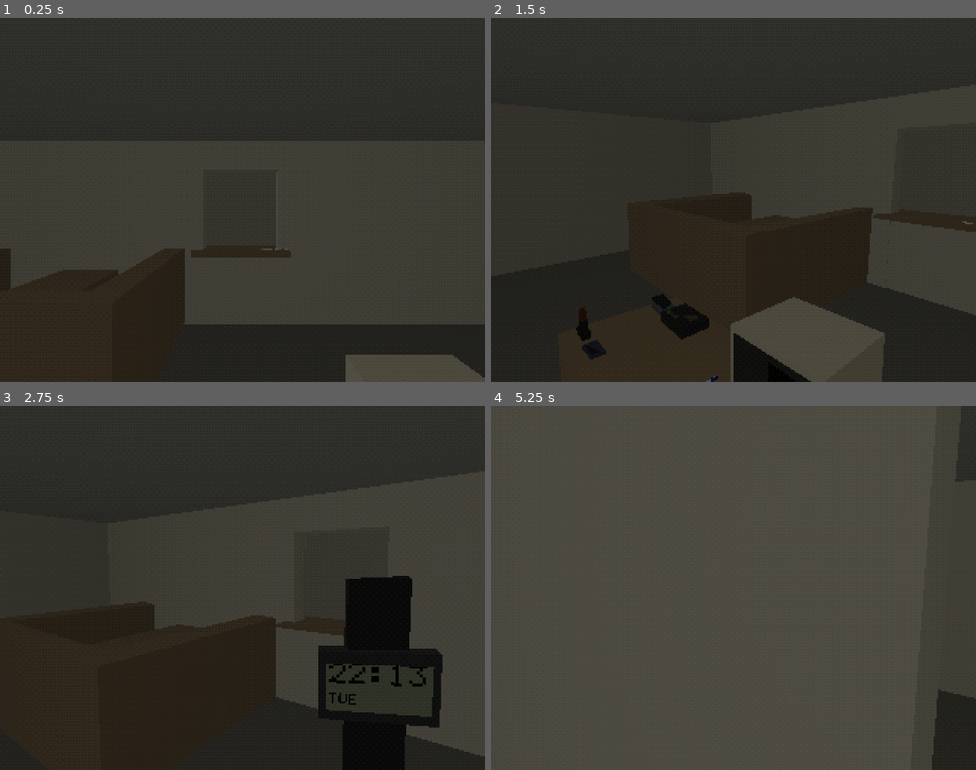
Above: before the commit, frames 1-4 (two rows, left to right).
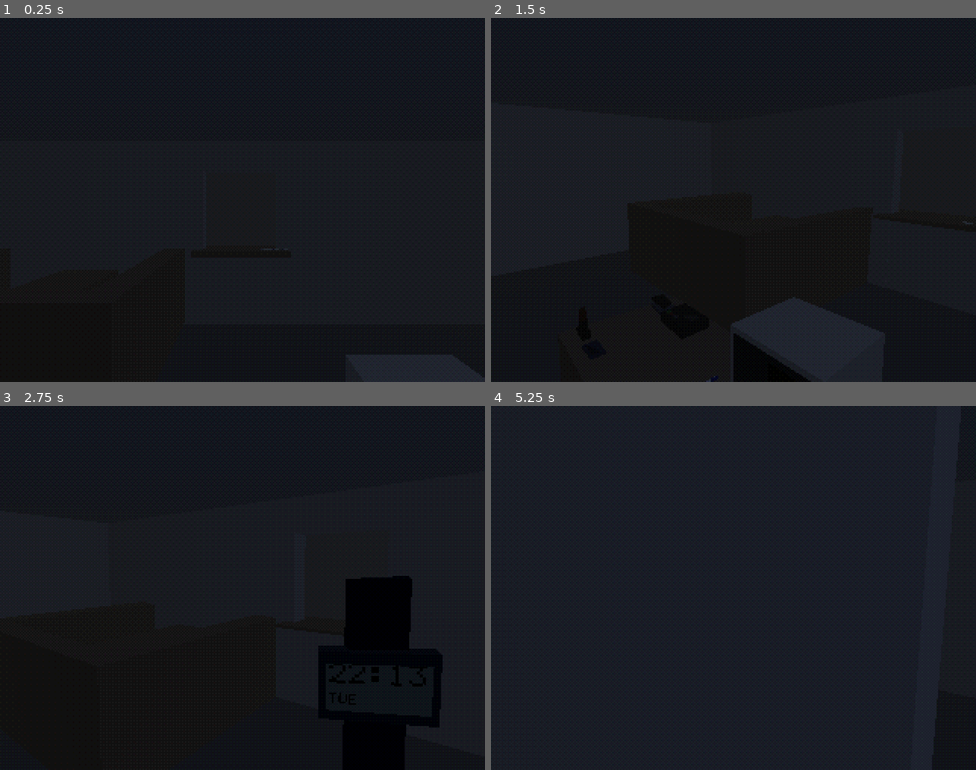
Above: after the commit, the same moments.

Repository: relateuk2003/JIOH
Game: Godot game, scene res://scenes/rendering/render_stack.tscn
Same seed, same stepped clock (60 frames per second), same inputs: the game is played once before the commit and once after it.
Inputs (mouse positions are in pixels of both pictures, inside the frame that each line leads up to):
- Up to frame 1 (0.25 s): no input
- Up to frame 2 (1.5 s): tap Enter at 0.5 s; move the mouse to (840, 181) at 0.52 s; hold D (move_right) 0.53-1.28 s; hold Right mouse button (examine) 0.53-1.28 s; tap Space at 0.77, 1.07 s; click (840, 181) at 0.8 s; move the mouse to (709, 200) at 1.27 s; hold W (move_forward) from 1.28 s (still down); click (709, 200) at 1.35 s
- Up to frame 3 (2.75 s): keep holding W (move_forward); tap Space at 1.52, 1.82, 2 s; right-click (218, 588) at 1.55 s; move the mouse to (252, 580) at 2.02 s; hold T (check_watch) from 2.03 s (still down); click (252, 580) at 2.3 s
- Up to frame 4 (5.25 s): keep holding W (move_forward); move the mouse to (728, 595) at 2.77 s; release T (check_watch) at 2.78 s; tap Ctrl (crouch) at 2.85 s; click (728, 595) at 2.92 s; tap Space at 3.02, 3.32, 3.77, 4.07, 4.52, 4.82 s; right-click (728, 595) at 3.05 s; move the mouse to (767, 591) at 3.52 s; hold Right mouse button (examine) 3.53-4.28 s; click (767, 591) at 3.8 s; move the mouse to (694, 584) at 4.27 s; tap Mouse wheel down (next_page) at 4.35 s; right-click (694, 584) at 4.55 s; move the mouse to (738, 588) at 5.02 s; hold Mouse wheel up (previous_page) from 5.03 s (still down)

The runs differ from the first frame. In frame 1, 82% of the frame differs, in the area x 0-100%, y 0-100%; in frame 2, 58%; in frame 3, 68%; in frame 4, 98%.

Commit message:
JIOH-84: Six phase lighting states and the day-open FMV hook
The code side of the presentation pass. PhaseLighting
(resources/render/phase_lighting.tres) holds one lighting state per day
phase: fluorescent levels for the front, corridor and back rooms, the
daylight's colour, energy and angle, and the ambient fill. PhaseDressing
crossfades between them on phase changes, still waiting for any hatch
exchange to finish. Pre-open is a dark room with only the corridor lit,
working is flat midday, and wind-down is low warm sun.
PhaseLightingProbe renders all six and checks that each is distinct, that
the room is darker before opening, and that warmth runs from night (coldest)
to wind-down (warmest).

DayOpenFMV plays resources/fmv/day_open.ogv once, at the day's open, when
that file exists. FMVPlayer marks it as seen when it starts, so quitting
mid-video does not replay it.

Not done here, and needing assets: final textures and floor dressing,
the recorded audio bed and cues with captions, the day-open footage and its
subtitle file, accessibility shader uniforms, and a performance pass on
minimum-spec hardware.

Co-Authored-By: Claude Opus 5.5 (1M context) <noreply@anthropic.com>
Claude-Session: https://claude.ai/code/session_018DxKTiQo9GmT2rAv2qDEKs

Diff:
--- /dev/null
+++ b/resources/render/phase_lighting.tres
@@ -0,0 +1,6 @@
+[gd_resource type="Resource" script_class="PhaseLighting" load_steps=2 format=3]
+
+[ext_resource type="Script" path="res://scripts/slice/phase_lighting.gd" id="1_light"]
+
+[resource]
+script = ExtResource("1_light")
--- a/scenes/levels/office_level.tscn
+++ b/scenes/levels/office_level.tscn
@@ -26,6 +26,7 @@
 [ext_resource type="Script" path="res://scripts/audio/room_tone_rig.gd" id="24_tone"]
 [ext_resource type="Script" path="res://scripts/ui/pause_screen.gd" id="25_pause"]
 [ext_resource type="Script" path="res://scripts/slice/phase_dressing.gd" id="26_dressing"]
+[ext_resource type="Script" path="res://scripts/slice/day_open_fmv.gd" id="27_dayopen"]
 
 [node name="OfficeLevel" type="Node3D"]
 script = ExtResource("1_level")
@@ -165,3 +166,6 @@
 
 [node name="PhaseDressing" type="Node" parent="."]
 script = ExtResource("26_dressing")
+
+[node name="DayOpenFMV" type="Node" parent="."]
+script = ExtResource("27_dayopen")
--- /dev/null
+++ b/scripts/slice/day_open_fmv.gd
@@ -0,0 +1,28 @@
+# scripts/slice/day_open_fmv.gd — JIOH-84: the footage that opens the day.
+#
+# Once, the first time the player is in the office during the opening of
+# the working day (pre-open or handout), resources/fmv/day_open.ogv plays.
+# Never again after that, quit mid-video included: FMVPlayer marks it seen
+# when it starts. Until the footage exists this does nothing.
+class_name DayOpenFMV
+extends Node
+
+const PATH := "res://resources/fmv/day_open.ogv"
+
+var played := false
+
+
+func _ready() -> void:
+	DayPhase.phase_changed.connect(func(_f, _t): _maybe_play())
+	_maybe_play.call_deferred()
+
+
+func _maybe_play() -> void:
+	if played or not ResourceLoader.exists(PATH):
+		return
+	if DayPhase.phase != DayPhase.Phase.PRE_OPEN and DayPhase.phase != DayPhase.Phase.HANDOUT:
+		return
+	if CampaignState.has_viewed_fmv(&"day_open"):
+		return
+	played = true
+	FMVPlayer.spawn(get_parent()).play(PATH, false)
--- a/scripts/slice/phase_dressing.gd
+++ b/scripts/slice/phase_dressing.gd
@@ -6,17 +6,19 @@
 # instant the hatch says the exchange has settled. A player mid-sentence is
 # never cut off by the building changing around them.
 #
-# For the slice the dressing is the lights: off overnight, on from pre-open,
-# the back rooms off again at wind-down, someone having been round. Every
-# light's daytime energy is what the scene authored.
+# For the slice the dressing is the lighting (JIOH-84): six states from
+# resources/render/phase_lighting.tres, crossfaded, so the time can be read
+# from the light alone. Fluorescent levels are fractions of each light's
+# authored energy; the "Ambient" light is the daylight through the windows.
 class_name PhaseDressing
 extends Node
 
 signal dressing_applied(phase: int)
 
 const Phase := DayPhase.Phase
-## Lights that stay on at wind-down: the front of the building.
-const FRONT := [&"ReceptionLight", &"ReceptionLight2", &"LobbyLight", &"Ambient"]
+const FRONT := [&"ReceptionLight", &"ReceptionLight2", &"LobbyLight"]
+const CORRIDOR := [&"CorridorLight", &"CorridorLight2"]
+const SUN := &"Ambient"
 
 @export var lights_path: NodePath = ^"../Lights"
 @export var hatch_path: NodePath = ^"../Hatch"
@@ -29,9 +31,12 @@
 var _waiting: int = -1
 var _authored: Dictionary = {}  # light name -> energy
 var _hatch: HandoutInteraction
+var lighting: PhaseLighting
+var _tween: Tween
 
 
 func _ready() -> void:
+	lighting = PhaseLighting.shipped()
 	var lights := get_node_or_null(lights_path)
 	if lights:
 		for l in lights.get_children():
@@ -42,7 +47,7 @@
 		_hatch.exchange_settled.connect(_on_settled)
 	DayPhase.phase_changed.connect(_on_phase_changed)
 	# A relaunch is dressed for now at once: there is no exchange to wait on.
-	_apply(DayPhase.phase)
+	_apply(DayPhase.phase, 0.0)
 
 
 func pending() -> bool:
@@ -53,31 +58,57 @@
 	if _hatch and _hatch.is_mid_exchange():
 		_waiting = to
 		return
-	_apply(to)
+	_apply(to, lighting.crossfade_seconds)
 
 
 func _on_settled() -> void:
 	if _waiting != -1:
 		var to := _waiting
 		_waiting = -1
-		_apply(to)
+		_apply(to, lighting.crossfade_seconds)
 
 
-func _apply(phase: int) -> void:
+func _apply(phase: int, seconds: float) -> void:
 	applied = phase
 	history.append(phase)
 	var lights := get_node_or_null(lights_path)
+	if _tween:
+		_tween.kill()
+		_tween = null
 	if lights:
+		var st := lighting.state(phase)
+		if seconds > 0.0:
+			_tween = create_tween().set_parallel(true)
 		for l in lights.get_children():
-			if l is Light3D and _authored.has(l.name):
-				(l as Light3D).light_energy = _authored[l.name] * _level(l.name, phase)
+			if not (l is Light3D and _authored.has(l.name)):
+				continue
+			var light := l as Light3D
+			var energy: float = _authored[l.name] * _level(l.name, st)
+			if l.name == SUN:
+				var basis := Basis.from_euler(Vector3(deg_to_rad(st.sun_pitch), deg_to_rad(-150.0), 0.0))
+				_put(light, "light_color", st.sun_color, seconds)
+				_put(light, "basis", basis, seconds)
+				energy = st.sun_energy
+			_put(light, "light_energy", energy, seconds)
+		# The fill light is lighting, not render configuration: RenderConfig
+		# owns the environment's fog and background, this owns its ambient.
+		var env := RenderConfig.environment
+		if env:
+			_put(env, "ambient_light_energy", st.ambient_energy, seconds)
+			_put(env, "ambient_light_color", st.ambient_color, seconds)
 	dressing_applied.emit(phase)
 
 
-func _level(light: StringName, phase: int) -> float:
-	match phase:
-		Phase.CLOSED:
-			return 0.35 if light == &"Ambient" else 0.0
-		Phase.WIND_DOWN:
-			return 1.0 if light in FRONT else 0.0
-	return 1.0
+func _put(target: Object, prop: String, value: Variant, seconds: float) -> void:
+	if seconds > 0.0 and _tween:
+		_tween.tween_property(target, prop, value, seconds)
+	else:
+		target.set(prop, value)
+
+
+func _level(light: StringName, st: Dictionary) -> float:
+	if light in FRONT:
+		return st.front
+	if light in CORRIDOR:
+		return st.corridor
+	return st.back
--- /dev/null
+++ b/scripts/slice/phase_lighting.gd
@@ -0,0 +1,50 @@
+# scripts/slice/phase_lighting.gd — JIOH-84: the six lighting states, one per
+# day phase. The light is how the player tells the time, so each state is
+# distinct by colour and angle as well as level. Tune in
+# resources/render/phase_lighting.tres; PhaseDressing crossfades between them.
+class_name PhaseLighting
+extends Resource
+
+const PATH := "res://resources/render/phase_lighting.tres"
+
+## Per phase (DayPhase.Phase order): fluorescent levels for the front of the
+## building, the corridor and the back rooms (fractions of each light's
+## authored energy), the daylight through the windows, and the room's
+## ambient fill (environment ambient light).
+@export var states: Array[Dictionary] = [
+	# CLOSED: nobody in, a little night through the blinds.
+	{"front": 0.0, "corridor": 0.0, "back": 0.0,
+		"sun_energy": 0.12, "sun_color": Color(0.35, 0.42, 0.62), "sun_pitch": -60.0,
+		"ambient_energy": 0.3, "ambient_color": Color(0.26, 0.3, 0.42)},
+	# PRE_OPEN: a dark room; only the corridor is lit, coming under the door.
+	{"front": 0.0, "corridor": 0.7, "back": 0.0,
+		"sun_energy": 0.16, "sun_color": Color(0.55, 0.6, 0.78), "sun_pitch": -12.0,
+		"ambient_energy": 0.55, "ambient_color": Color(0.32, 0.33, 0.38)},
+	# HANDOUT: tubes on, a cool early morning outside.
+	{"front": 1.0, "corridor": 1.0, "back": 1.0,
+		"sun_energy": 0.3, "sun_color": Color(0.82, 0.88, 1.0), "sun_pitch": -25.0,
+		"ambient_energy": 0.95, "ambient_color": Color(0.34, 0.35, 0.37)},
+	# WORKING: flat midday, the office at its most office.
+	{"front": 1.0, "corridor": 1.0, "back": 1.0,
+		"sun_energy": 0.36, "sun_color": Color(1.0, 1.0, 0.95), "sun_pitch": -58.0,
+		"ambient_energy": 1.0, "ambient_color": Color(0.35, 0.35, 0.33)},
+	# CUTOFF: the afternoon turning warm.
+	{"front": 1.0, "corridor": 1.0, "back": 1.0,
+		"sun_energy": 0.34, "sun_color": Color(1.0, 0.9, 0.76), "sun_pitch": -32.0,
+		"ambient_energy": 1.0, "ambient_color": Color(0.38, 0.34, 0.29)},
+	# WIND_DOWN: back rooms off, low sun through the blinds.
+	{"front": 0.7, "corridor": 0.5, "back": 0.0,
+		"sun_energy": 0.65, "sun_color": Color(1.0, 0.62, 0.36), "sun_pitch": -8.0,
+		"ambient_energy": 0.85, "ambient_color": Color(0.42, 0.32, 0.25)},
+]
+## Crossfade between states, seconds of play.
+@export var crossfade_seconds: float = 4.0
+
+
+static func shipped() -> PhaseLighting:
+	var l := load(PATH) as PhaseLighting
+	return l if l else PhaseLighting.new()
+
+
+func state(phase: int) -> Dictionary:
+	return states[clampi(phase, 0, states.size() - 1)]
--- /dev/null
+++ b/tests/gpu/PhaseLightingProbe.gd
@@ -0,0 +1,66 @@
+# tests/gpu/PhaseLightingProbe.gd — JIOH-84: six lighting states, told apart
+# by the light alone. Renders the office from Janice's desk in each phase.
+# Set JIOH_SCREEN_DIR to keep the six frames.
+extends Probe
+
+const STACK := preload("res://scenes/rendering/render_stack.tscn")
+const LEVEL := preload("res://scenes/levels/office_level.tscn")
+const P := DayPhase.Phase
+const TIMES := [[P.CLOSED, 5, 0], [P.PRE_OPEN, 7, 0], [P.HANDOUT, 8, 30],
+	[P.WORKING, 12, 30], [P.CUTOFF, 16, 0], [P.WIND_DOWN, 17, 15]]
+
+
+func _ready() -> void:
+	get_tree().root.size = Vector2i(1280, 960)
+	use_fake_clock(WED_2026_10_07, 5, 0)
+	CampaignState.new_campaign()
+	var stack: Control = STACK.instantiate()
+	stack.world_scene = LEVEL
+	add_child(stack)
+	for i in 4:
+		await RenderingServer.frame_post_draw
+	var level: Node = stack.viewport.get_child(0)
+	var dressing: PhaseDressing = level.get_node("PhaseDressing")
+	# Face the room from the desk, looking across reception to the windows.
+	level.player.rotation.y = deg_to_rad(-60.0)
+	level.player.head.rotation.x = deg_to_rad(-5.0)
+	var means := {}
+	var dir := OS.get_environment("JIOH_SCREEN_DIR")
+	for t in TIMES:
+		set_local(WED_2026_10_07, t[1], t[2])
+		var wait := 0
+		while (dressing.applied != t[0] or dressing._tween and dressing._tween.is_running()) and wait < 600:
+			await RenderingServer.frame_post_draw
+			wait += 1
+		for i in 3:
+			await RenderingServer.frame_post_draw
+		var img := get_tree().root.get_texture().get_image()
+		if dir != "":
+			img.save_png(dir.path_join("phase-%d-%s.png" % [t[0], DayPhase.phase_name(t[0])]))
+		means[t[0]] = _mean(img)
+		print("  %s: mean %s" % [DayPhase.phase_name(t[0]), means[t[0]]])
+	var closest := INF
+	for a in means:
+		for b in means:
+			if a < b:
+				closest = minf(closest, Vector3(means[a].r, means[a].g, means[a].b).distance_to(Vector3(means[b].r, means[b].g, means[b].b)))
+	check(closest > 0.01, "every phase looks different from every other (closest pair %.3f apart)" % closest)
+	var lum := func(c: Color): return c.get_luminance()
+	check(lum.call(means[P.CLOSED]) < lum.call(means[P.HANDOUT]) and lum.call(means[P.PRE_OPEN]) < lum.call(means[P.WORKING]),
+		"before opening the room is darker than when the tubes are on")
+	var warmth := func(c: Color): return c.r / maxf(c.b, 0.001)
+	check(warmth.call(means[P.WIND_DOWN]) > warmth.call(means[P.WORKING]) and warmth.call(means[P.WORKING]) > warmth.call(means[P.CLOSED]),
+		"wind-down is the warmest light, night the coldest")
+	finish()
+
+
+func _mean(img: Image) -> Color:
+	var sum := Vector3.ZERO
+	var n := 0
+	for y in range(0, img.get_height(), 8):
+		for x in range(0, img.get_width(), 8):
+			var c := img.get_pixel(x, y)
+			sum += Vector3(c.r, c.g, c.b)
+			n += 1
+	sum /= n
+	return Color(sum.x, sum.y, sum.z)
--- /dev/null
+++ b/tests/gpu/PhaseLightingProbe.tscn
@@ -0,0 +1,6 @@
+[gd_scene load_steps=2 format=3]
+
+[ext_resource type="Script" path="res://tests/gpu/PhaseLightingProbe.gd" id="1_probe"]
+
+[node name="PhaseLightingProbe" type="Node"]
+script = ExtResource("1_probe")
Not shown: 1 places in scenes/levels/office_level.tscn that only renumber resources
Not shown, added: scripts/slice/day_open_fmv.gd.uid
Not shown, added: scripts/slice/phase_lighting.gd.uid
Not shown, added: tests/gpu/PhaseLightingProbe.gd.uid
